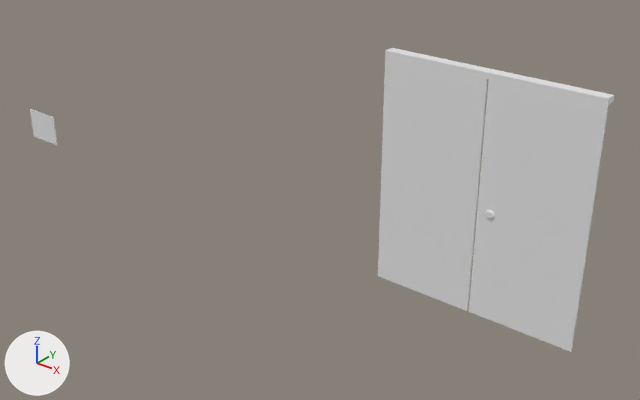
Renders of the Blender file Assets/Models/Modular Metric/Blender/Doors/door shape 5.blend from each side of a commit.
One viewpoint serves both versions: a 50 mm lens placed at (18.8, -17.2, 10.0), pointed at (3.5, 1.9, -1.9). The axes (+X, +Y, +Z) are drawn at lower left. The lights are the same throughout.

The older version as bpy lines, for what is in view:
```python
me_cube_015 = bpy.data.meshes.new('Cube.015')
me_cube_015.from_pydata(...)  # 32 vertices, 25 faces, 1 loose edge; spans x -1.0..36.8, y -1.0..1.2, z -1.0..1.0
me_cube_016 = bpy.data.meshes.new('Cube.016')
me_cube_016.from_pydata([(-1.0, -1.0, 1.0), (77.3, -1.0, 1.0), (-1.0, 1.0, 1.0), (77.3, 1.0, 1.0), (-1.0, -1.0, 1.0), (77.3, -1.0, 1.0), (-1.0, 1.0, 1.0), (77.3, 1.0, 1.0)], [], [(0, 1, 3, 2), (2, 3, 7, 6), (6, 7, 5, 4), (4, 5, 1, 0), (2, 6, 4, 0), (7, 3, 1, 5)])
me_plane_001 = bpy.data.meshes.new('Plane.001')
me_plane_001.from_pydata(...)  # a box spanning x -1.0..1.0, y -1.0..1.0, z 0.0..0.05
me_plane_002 = bpy.data.meshes.new('Plane.002')
me_plane_002.from_pydata(...)  # a box spanning x -1.0..1.0, y -1.0..1.0, z 0.0..0.05
ob_cube = bpy.data.objects.new('Cube', me_cube_016)
ob_cube.location = (6.14, 1.62, -0.13)
ob_cube.scale = (0.0772, 0.159, 3.33)
ob_cube_004 = bpy.data.objects.new('Cube.004', me_cube_015)
ob_cube_004.location = (-8.92, 0.76, -2.7)
ob_cube_004.rotation_euler = (0.0, 1.571, 0.0)  # degrees (0, 90, 0)
ob_cube_004.scale = (-0.0294, 0.0148, 0.722)
ob_plane = bpy.data.objects.new('Plane', me_plane_001)
ob_plane.location = (7.56, 1.46, -0.13)
ob_plane.rotation_euler = (-1.571, 1.571, 0.0)  # degrees (-90, 90, 0)
ob_plane.scale = (3.33, 1.5, 1.0)
ob_plane_001 = bpy.data.objects.new('Plane.001', me_plane_002)
ob_plane_001.location = (10.61, 1.46, -0.13)
ob_plane_001.rotation_euler = (-1.571, 1.571, 0.0)  # degrees (-90, 90, 0)
ob_plane_001.scale = (3.33, 1.5, 1.0)
```
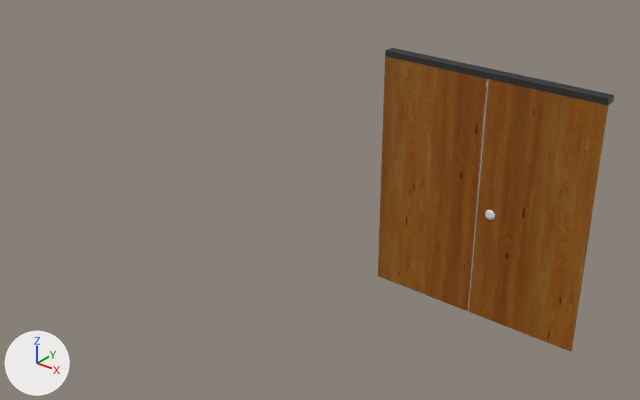
Commit message: added some doors

The change, as a diff of the scene's bpy script:
```diff
--- a/Assets/Models/Modular Metric/Blender/Doors/door shape 5.blend.py
+++ b/Assets/Models/Modular Metric/Blender/Doors/door shape 5.blend.py
@@ img_gwc_peeling_paint_roughness_jpg @@
+img_gwc_peeling_paint_roughness_jpg = load_image('GWC Peeling Paint_Roughness.jpg', 'assets/materials/peeling_paint_27ab9340-be1a-45e0-ac14-9e01bec3dca5/textures_1k/GWC Peeling Paint_Roughness.jpg', 1024, 1024, 'Non-Color')
@@ img_gwc_peeling_paint_metallic_jpg @@
+img_gwc_peeling_paint_metallic_jpg = load_image('GWC Peeling Paint_Metallic.jpg', 'assets/materials/peeling_paint_27ab9340-be1a-45e0-ac14-9e01bec3dca5/textures_1k/GWC Peeling Paint_Metallic.jpg', 1024, 1024, 'Non-Color')
@@ img_gwc_peeling_paint_basecolor_jpg @@
+img_gwc_peeling_paint_basecolor_jpg = load_image('GWC Peeling Paint_BaseColor.jpg', 'assets/materials/peeling_paint_27ab9340-be1a-45e0-ac14-9e01bec3dca5/textures_1k/GWC Peeling Paint_BaseColor.jpg', 1024, 1024, 'sRGB')
@@ img_gwc_peeling_paint_normal_jpg @@
+img_gwc_peeling_paint_normal_jpg = load_image('GWC Peeling Paint_Normal.jpg', 'assets/materials/peeling_paint_27ab9340-be1a-45e0-ac14-9e01bec3dca5/textures_1k/GWC Peeling Paint_Normal.jpg', 1024, 1024, 'Non-Color')
@@ img_spruce_wood_varnished_roughness_jpg @@
+img_spruce_wood_varnished_roughness_jpg = load_image('spruce wood varnished_roughness.jpg', 'assets/materials/spruce_wood_varnished_af694a49-bd33-4f34-a762-674bd0a246d1/textures_1k/spruce wood varnished_roughness.jpg', 1024, 1024, 'Non-Color')
@@ img_spruce_wood_varnished_normal_jpg @@
+img_spruce_wood_varnished_normal_jpg = load_image('spruce wood varnished_normal.jpg', 'assets/materials/spruce_wood_varnished_af694a49-bd33-4f34-a762-674bd0a246d1/textures_1k/spruce wood varnished_normal.jpg', 1024, 1024, 'Non-Color')
@@ img_spruce_wood_varnished_albedo_jpg @@
+img_spruce_wood_varnished_albedo_jpg = load_image('spruce wood varnished_albedo.jpg', 'assets/materials/spruce_wood_varnished_af694a49-bd33-4f34-a762-674bd0a246d1/textures_1k/spruce wood varnished_albedo.jpg', 1024, 1024, 'sRGB')
@@ img_spruce_wood_varnished_height_jpg @@
+img_spruce_wood_varnished_height_jpg = load_image('spruce wood varnished_height.jpg', 'assets/materials/spruce_wood_varnished_af694a49-bd33-4f34-a762-674bd0a246d1/textures_1k/spruce wood varnished_height.jpg', 1024, 1024, 'Non-Color')
@@ mat_frame_metal @@
+mat_frame_metal = bpy.data.materials.new('Frame Metal')
+# uses the picture img_gwc_peeling_paint_basecolor_jpg
+# uses the picture img_gwc_peeling_paint_metallic_jpg
+# uses the picture img_gwc_peeling_paint_normal_jpg
+# uses the picture img_gwc_peeling_paint_roughness_jpg
@@ mat_wood @@
+mat_wood = bpy.data.materials.new('wood')
+# uses the picture img_spruce_wood_varnished_albedo_jpg
+# uses the picture img_spruce_wood_varnished_height_jpg
+# uses the picture img_spruce_wood_varnished_normal_jpg
+# uses the picture img_spruce_wood_varnished_roughness_jpg
@@ me_plane_001 @@
 me_plane_001.from_pydata(...)  # 8 vertices, 6 faces; spans x -1.0..1.0, y -1.0..1.0, z 0.0..0.05
+me_plane_001.materials.append(mat_wood)
@@ me_plane_002 @@
 me_plane_002.from_pydata(...)  # 8 vertices, 6 faces; spans x -1.0..1.0, y -1.0..1.0, z 0.0..0.05
+me_plane_002.materials.append(mat_wood)
@@ me_cube_016 @@
 me_cube_016.from_pydata(...)  # 8 vertices, 6 faces; spans x -1.0..77.3, y -1.0..1.0, z 1.0
+me_cube_016.materials.append(mat_frame_metal)
@@ ob_cube_004 @@
-ob_cube_004 = bpy.data.objects.new('Cube.004', me_cube_015)
-ob_cube_004.location = (-8.92, 0.76, -2.7)
-ob_cube_004.rotation_euler = (0.0, 1.571, 0.0)  # degrees (0, 90, 0)
-ob_cube_004.scale = (-0.0294, 0.0148, 0.722)
```

Where the change shows, as pixel boxes (x1, y1, x2, y2) in the pictures (640 x 400 px):
'Plane.001', recoloured (grey to brown)
    both: (469, 79, 609, 352)
'Plane', recoloured (grey to brown)
    both: (378, 56, 488, 311)
'Cube', recoloured (white to black)
    both: (385, 48, 614, 106)
'Cube.004', deleted
    before: (30, 109, 58, 145)
